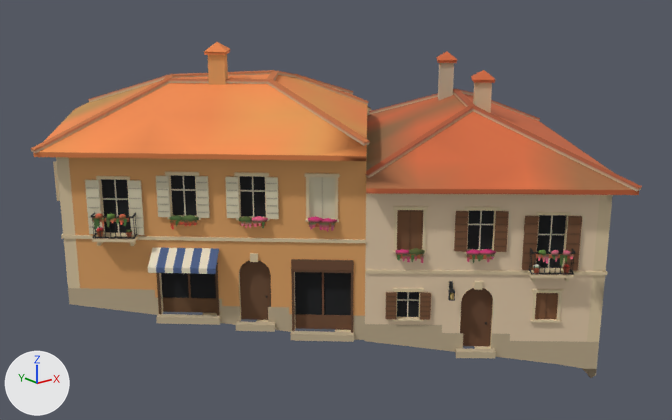
One commit to the glTF model games/yorimichi/assets/belmonte/meshes/SM_BM_BT_blk_37.glb: the scene before it, then after it.
The view is the same before and after, from a camera (50 mm lens) standing at (-25.7, -31.0, 16.7) and looking at (-0.9, 0.0, 4.3). The lights are fixed; the arrows at lower left show +X, +Y and +Z. The first picture is the older version. Vertices at exactly the same position are counted once.

The first picture shows 'SM_BM_BT_blk_37'.
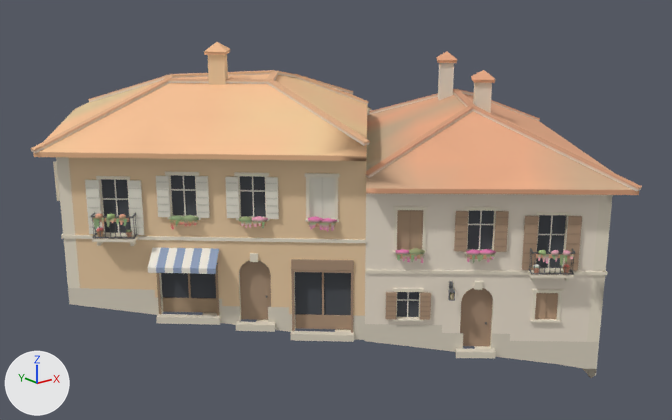
Pixel boxes [x1, y1, x2, y2] of what changed, in the pictures (672 x 420 px):
part 1 of me_sm_bt_blk_37, recoloured (beige to pale yellow)
    both: [44, 55, 613, 378]
part 2 of me_sm_bt_blk_37, recoloured (brown to beige)
    both: [31, 42, 642, 372]

Edits to the bpy script that builds the scene:
```text
Change me_sm_bt_blk_37:
    where me_sm_bt_blk_37.from_pydata(...)  # 5742 vertices, 6596 faces; spans x -13.0..13.0, y -11.6..10.7, z -1.9..11.7
    used by ob_sm_bm_bt_blk_37; location = (0.0, 0.0, 0.0)
    me_sm_bt_blk_37 part 1: 3625 faces centred in x -12.2..12.2, y -10.8..10.6, z -1.8..11.2 are repainted in the vertex colours; the middle colour goes from beige #dec9a3 to pale yellow #f0e6d1
    me_sm_bt_blk_37 part 2: 2971 faces centred in x -13.0..12.9, y -11.6..10.6, z -1.1..11.5 are repainted in the vertex colours; the middle colour goes from brown #915c37 to beige #c7a280
```
